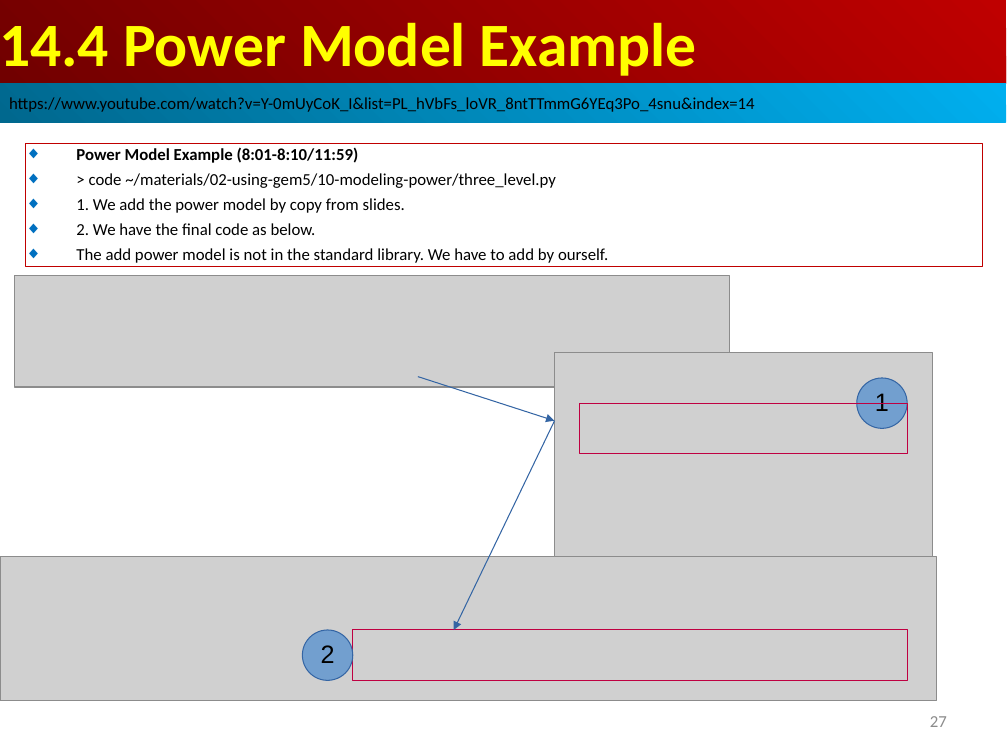
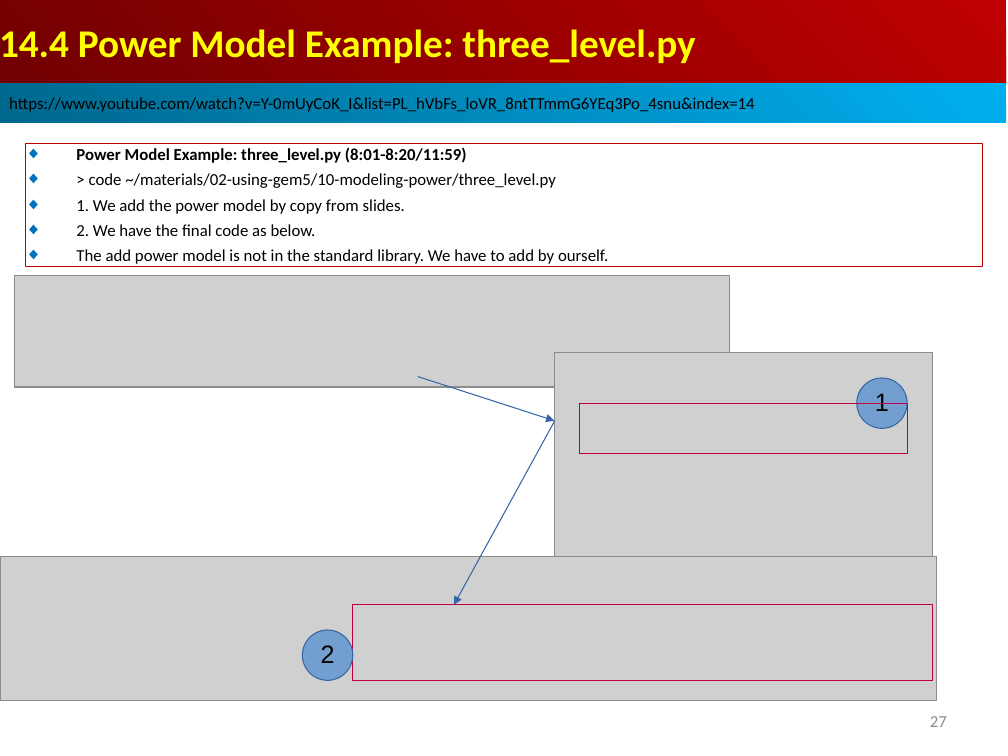
Before and after one commit to peterhchen/AIU_CS850_Gem5_McPAT, a slide deck: slide 27 of 050_Gem5/014.PwrMod/000_Video/014.PowerModel.ppt. Drawn at 1008x756 pixels with LibreOffice and Linux fonts; fonts in the diff are those of the drawing; grey boxes stand for pictures. Boxes give left, top, right and bottom in pixels: in the first picture for what was removed or moved away, otherwise in the second. Text is boxed around its words. In the diff, an @@ line names an element or a change of style, - is before the commit and + after.

```diff
--- a/050_Gem5/014.PwrMod/000_Video/014.PowerModel.ppt
+++ b/050_Gem5/014.PwrMod/000_Video/014.PowerModel.ppt
@@ text in rectangle at box(0, 29, 695, 63): text changed; size 44 to 28 pt @@
-14.4 Power Model Example
+14.4 Power Model Example: three_level.py
@@ text in rectangle at box(76, 147, 467, 163): text changed @@
-◆ Power Model Example (8:01-8:10/11:59)
+◆ Power Model Example: three_level.py (8:01-8:20/11:59)
@@ arrow moved from (554, 420) - (454, 630) to (554, 420) - (454, 605) @@
@@ rectangle: place and size @@
-rectangle at box(353, 630, 907, 680)
+rectangle at box(353, 605, 932, 680)
```
Also in this commit, not shown: 11 other slides changed, 3 slides added.
